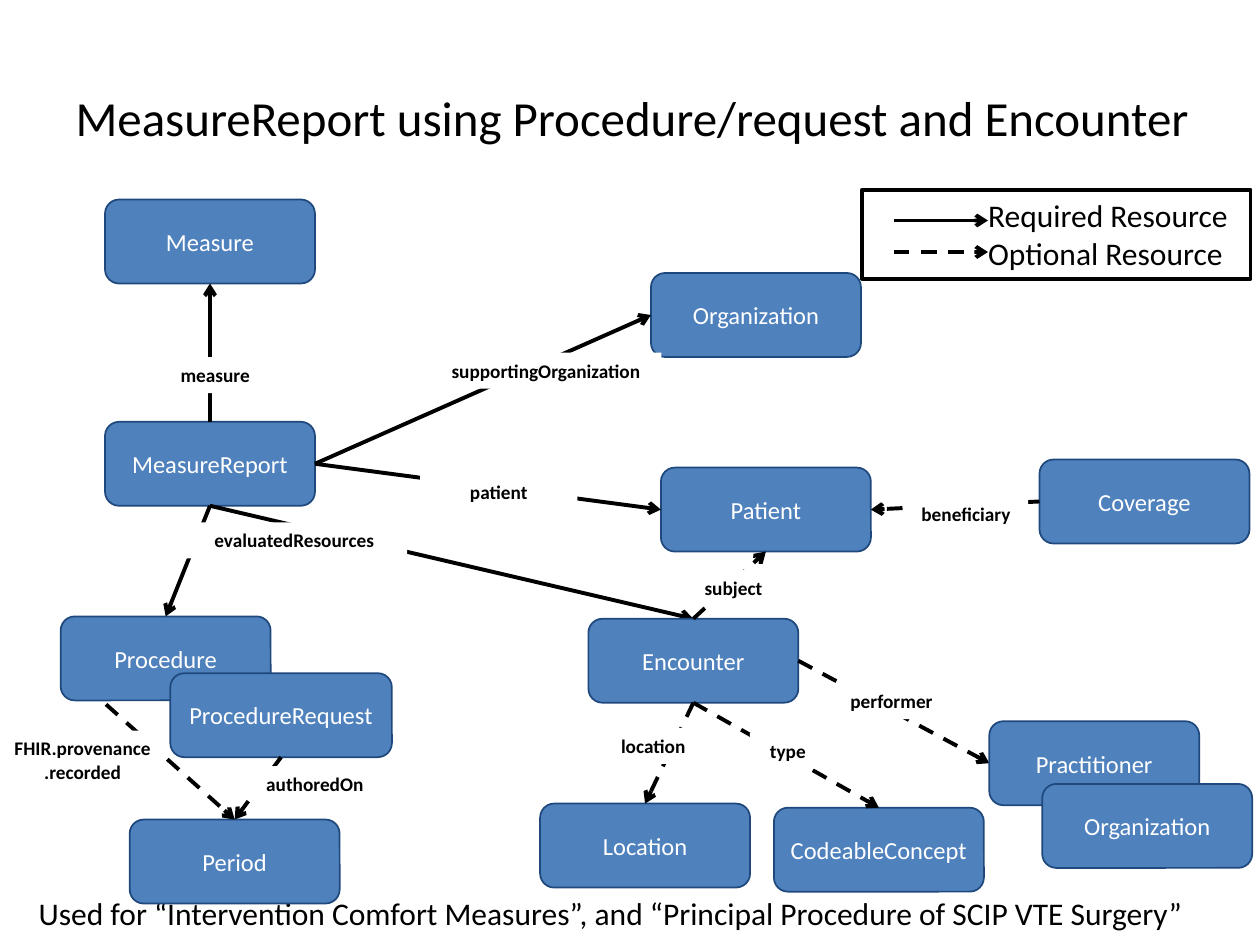
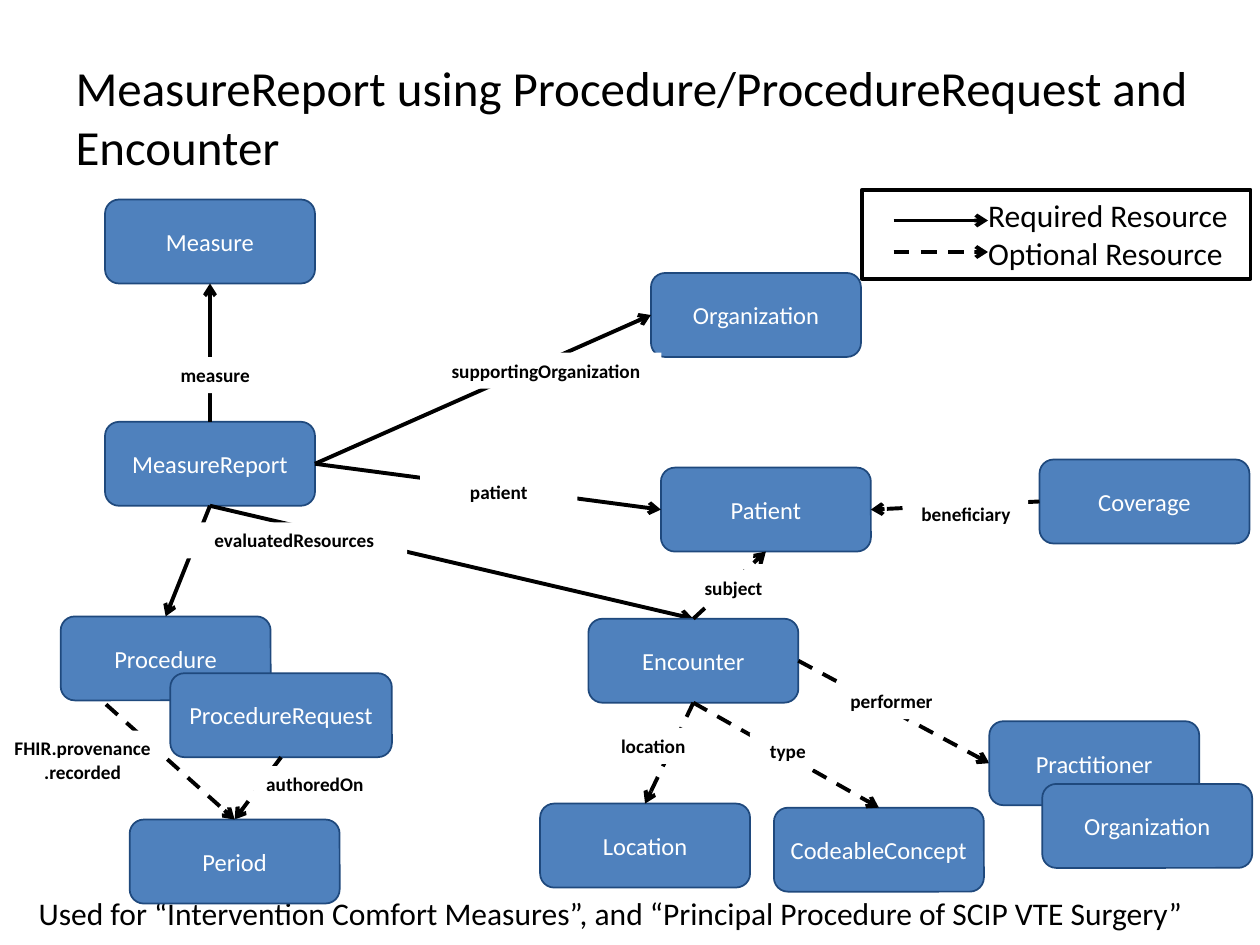
Before and after one commit to HL7/davinci-deqm, a slide deck: slide 14 of source/pages/assets/images/source/DEQM Resource Diagram - VTE.pptx. Drawn at 1260x945 pixels with LibreOffice and Linux fonts; fonts in the diff are those of the drawing. Boxes give left, top, right and bottom in pixels: in the first picture for what was removed or moved away, otherwise in the second. Text is boxed around its words. In the diff, an @@ line names an element or a change of style, - is before the commit and + after.

```diff
--- a/source/pages/assets/images/source/DEQM Resource Diagram - VTE.pptx
+++ b/source/pages/assets/images/source/DEQM Resource Diagram - VTE.pptx
@@ title at <box>76,72,1187,166</box>: text changed @@
-MeasureReport using Procedure/request and Encounter
+MeasureReport using Procedure/ProcedureRequest and Encounter
```
Also in this commit, not shown: 5 other slides changed, 7 other files.
